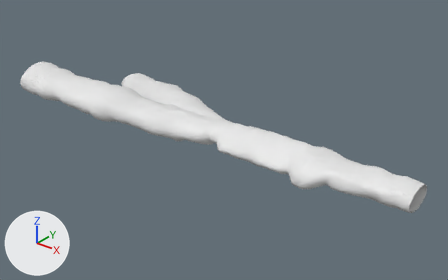
An edit to the Blender file Assets/models/tunnel02/tunnel02.blend, drawn before and after from the same camera.
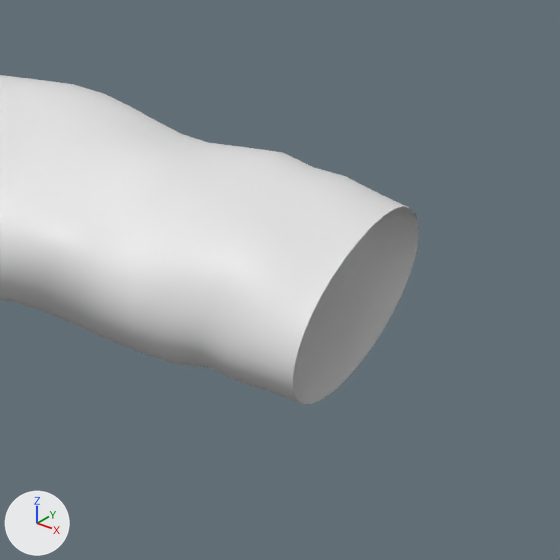
There are two pictures of each version: one whole from a 50 mm camera at (24.22, -42.09, 25.32) aimed at (-9.92, 0.59, -1.13), one close up on the part from 82% to 100% of the width and 55% to 84% of the height. Lighting does not change. The marker at lower left points along +X, +Y and +Z.

Before the edit, the objects in view are built like this:
```python
me_cylinder = bpy.data.meshes.new('Cylinder')
me_cylinder.from_pydata(...)  # 4753 vertices, 4706 faces; spans x -31.8..10.0, y -7.6..9.6, z -3.0..3.7
me_cylinder.polygons.foreach_set('use_smooth', [True] * 4706)
ob_section01 = bpy.data.objects.new('section01', me_cylinder)
ob_section01.location = (0.0, 0.0, 0.0)
```
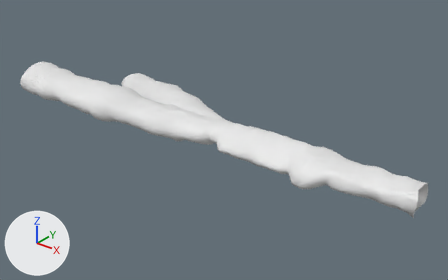
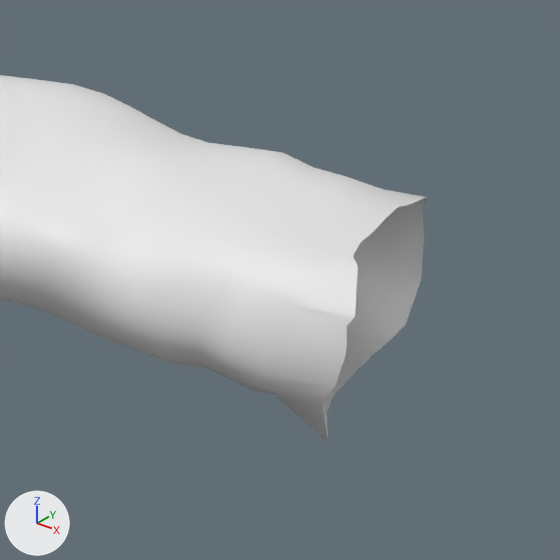
Commit message: room01a: connection to tunnel01 improved; tunnel02: connection to room01a improved; tunnel01 crystal positions tweaked

Diff of the bpy script that builds the scene:
```diff
--- a/Assets/models/tunnel02/tunnel02.blend.py
+++ b/Assets/models/tunnel02/tunnel02.blend.py
@@ me_cylinder @@
 # used by ob_section01; location = (0.0, 0.0, 0.0)
-me_cylinder.from_pydata(...)  # 4753 vertices, 4706 faces; spans x -31.8..10.0, y -7.6..9.6, z -3.0..3.7
+me_cylinder.from_pydata(...)  # 4753 vertices, 4706 faces; spans x -31.8..10.6, y -7.6..9.6, z -3.0..3.7
+# me_cylinder part 1: 51 of 4753 vertices moved; they spanned x 8.8..10.0, y -1.8..1.8, z -1.0..0.9 and now span x 8.8..10.6, y -1.7..2.1, z -1.1..1.1; mean shift (0.1, 0.1, -0.1); largest move (10.0, -1.2, 0.7) -> (10.6, -1.7, 0.9)
```

Pixel boxes [x1, y1, x2, y2] of what changed, in the close-ups (560 x 560 px; the box of a moved part takes in the faces that stretch with it):
'section01', reshaped: before [0, 75, 419, 404]; after [0, 75, 426, 441]
part 1 of me_cylinder, moved or reshaped: before [255, 192, 419, 404]; after [208, 189, 426, 441]
